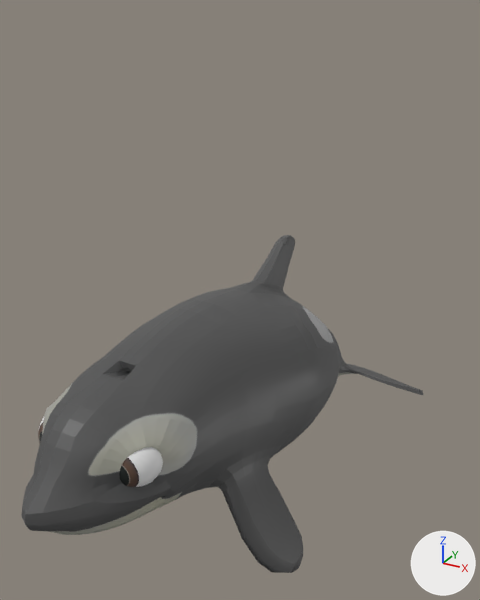
One commit to the FBX model FBXFiles/scarlet_gesture_self.fbx: the scene before it, then after it.
The view is the same before and after, from a 50 mm camera at (1.29, -2.75, 2.07) aimed at (-0.08, -0.26, 0.83). The axes (+X, +Y, +Z) are drawn at lower right. The lights are the same throughout. Both versions are drawn at frame 104 of the action 'Take 001'; the numbers are the values there.

Objects in the first picture: 'luna:left_eye_geo', 'luna:luna_geo', 'luna:right_eye_geo'.
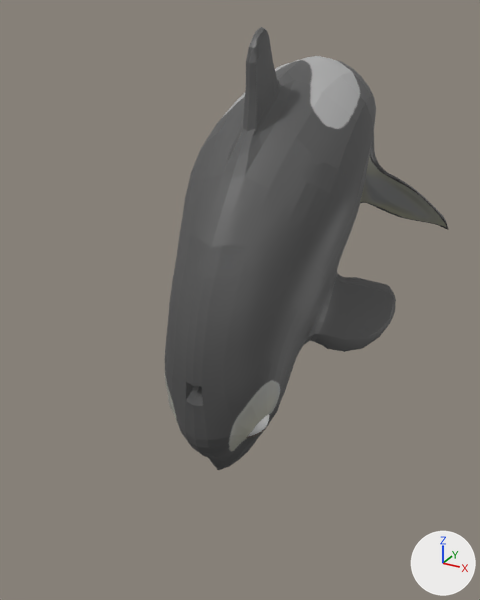
Changed parts and their boxes (x1, y1, x2, y2) in the pictures (480 x 600 px):
'luna:luna_geo', posed (29% narrower, 31% taller): before (22, 235, 423, 573); after (165, 27, 448, 470)
'luna:left_eye_geo', posed: before (119, 447, 163, 487); after (246, 414, 269, 438)
'luna:right_eye_geo', posed (not visible afterwards): before (38, 417, 44, 443)
bone 'luna:center_root_bind_joint', root to tip: before (166, 408) to (171, 330); after (237, 320) to (205, 306)
bone 'luna:center_chest_bind_joint', root to tip: before (225, 375) to (241, 270); after (263, 221) to (228, 156)
bone 'luna:center_tail_1_bind_joint', root to tip: before (269, 361) to (279, 306); after (297, 139) to (294, 79)
bone 'luna:center_tail_2_bind_joint', root to tip: before (289, 358) to (299, 315); after (320, 118) to (326, 68)
bone 'luna:center_tail_3_bind_joint', root to tip: before (305, 359) to (313, 325); after (336, 121) to (345, 85)
bone 'luna:center_tail_4_bind_joint', root to tip: before (316, 361) to (323, 329); after (347, 135) to (357, 104)
bone 'luna:center_tail_5_bind_joint', root to tip: before (326, 363) to (334, 328); after (355, 153) to (367, 124)
bone 'luna:center_neck_bind_joint', root to tip: before (166, 408) to (165, 372); after (237, 320) to (221, 318)
bone 'luna:center_head_bind_joint', root to tip: before (142, 427) to (139, 369); after (229, 354) to (201, 369)
bone 'luna:left_eye_bind_joint', root to tip: before (133, 456) to (131, 429); after (245, 413) to (234, 423)
bone 'luna:right_eye_bind_joint', root to tip: before (69, 432) to (72, 457); after (193, 397) to (205, 389)

Patch to the scene script:
```diff
--- a/FBXFiles/scarlet_gesture_self.fbx.py
+++ b/FBXFiles/scarlet_gesture_self.fbx.py
@@ bone_luna_center_root_bind_joint @@
 bone_luna_center_root_bind_joint = bpy.data.objects['Armature'].pose.bones['luna:center_root_bind_joint']  # child of 'luna:Luna_root_bind_joint'
-bone_luna_center_root_bind_joint.location = (-17.6, 25.5, 0.0)
-bone_luna_center_root_bind_joint.rotation_quaternion = (0.994, 0.0, 0.0, -0.11)  # degrees (0, 0, -13)
+bone_luna_center_root_bind_joint.location = (38.5, 37.6, 0.0)
+bone_luna_center_root_bind_joint.rotation_quaternion = (0.886, 0.0, 0.0, 0.464)  # degrees (0, 0, 55)
@@ bone_luna_center_chest_bind_joint @@
 bone_luna_center_chest_bind_joint = bpy.data.objects['Armature'].pose.bones['luna:center_chest_bind_joint']  # child of 'luna:center_root_bind_joint'
-bone_luna_center_chest_bind_joint.rotation_quaternion = (0.999, 0.0, 0.0, -0.038)  # degrees (0, 0, -4)
+bone_luna_center_chest_bind_joint.rotation_quaternion = (0.994, 0.0, 0.0, -0.106)  # degrees (0, 0, -12)
@@ bone_luna_center_tail_1_bind_joint @@
 bone_luna_center_tail_1_bind_joint = bpy.data.objects['Armature'].pose.bones['luna:center_tail_1_bind_joint']  # child of 'luna:center_chest_bind_joint'
-bone_luna_center_tail_1_bind_joint.rotation_quaternion = (1.0, 0.0, 0.0, 0.027)  # degrees (0, 0, 3)
+bone_luna_center_tail_1_bind_joint.rotation_quaternion = (0.983, 0.0, 0.0, -0.185)  # degrees (0, 0, -21)
@@ bone_luna_center_tail_2_bind_joint @@
 bone_luna_center_tail_2_bind_joint = bpy.data.objects['Armature'].pose.bones['luna:center_tail_2_bind_joint']  # child of 'luna:center_tail_1_bind_joint'
-bone_luna_center_tail_2_bind_joint.rotation_quaternion = (1.0, 0.0, 0.0, -0.003)  # degrees (0, 0, 0)
+bone_luna_center_tail_2_bind_joint.rotation_quaternion = (0.983, 0.0, 0.0, -0.183)  # degrees (0, 0, -21)
@@ bone_luna_center_tail_3_bind_joint @@
 bone_luna_center_tail_3_bind_joint = bpy.data.objects['Armature'].pose.bones['luna:center_tail_3_bind_joint']  # child of 'luna:center_tail_2_bind_joint'
-bone_luna_center_tail_3_bind_joint.rotation_quaternion = (1.0, 0.0, 0.0, -0.017)  # degrees (0, 0, -2)
+bone_luna_center_tail_3_bind_joint.rotation_quaternion = (0.989, 0.0, 0.0, -0.145)  # degrees (0, 0, -17)
@@ bone_luna_center_tail_4_bind_joint @@
 bone_luna_center_tail_4_bind_joint = bpy.data.objects['Armature'].pose.bones['luna:center_tail_4_bind_joint']  # child of 'luna:center_tail_3_bind_joint'
-bone_luna_center_tail_4_bind_joint.rotation_quaternion = (0.999, 0.0, 0.0, 0.035)  # degrees (0, 0, 4)
+bone_luna_center_tail_4_bind_joint.rotation_quaternion = (0.998, 0.0, 0.0, -0.056)  # degrees (0, 0, -6)
@@ bone_luna_center_tail_5_bind_joint @@
 bone_luna_center_tail_5_bind_joint = bpy.data.objects['Armature'].pose.bones['luna:center_tail_5_bind_joint']  # child of 'luna:center_tail_4_bind_joint'
-bone_luna_center_tail_5_bind_joint.rotation_quaternion = (0.999, 0.0, 0.0, 0.052)  # degrees (0, 0, 6)
+bone_luna_center_tail_5_bind_joint.rotation_quaternion = (0.998, 0.0, 0.0, -0.066)  # degrees (0, 0, -8)
@@ bone_luna_center_neck_bind_joint @@
 bone_luna_center_neck_bind_joint = bpy.data.objects['Armature'].pose.bones['luna:center_neck_bind_joint']  # child of 'luna:center_root_bind_joint'
-bone_luna_center_neck_bind_joint.rotation_quaternion = (0.996, 0.0, 0.0, 0.095)  # degrees (0, 0, 11)
+bone_luna_center_neck_bind_joint.rotation_quaternion = (0.997, 0.001, -0.002, 0.074)  # degrees (0, 0, 8)
@@ bone_luna_center_head_bind_joint @@
 bone_luna_center_head_bind_joint = bpy.data.objects['Armature'].pose.bones['luna:center_head_bind_joint']  # child of 'luna:center_neck_bind_joint'
-bone_luna_center_head_bind_joint.rotation_quaternion = (1.0, 0.0, 0.0, 0.0)  # degrees (0, 0, 0)
+bone_luna_center_head_bind_joint.rotation_quaternion = (0.989, 0.0, 0.0, 0.15)  # degrees (0, 0, 17)
@@ bone_luna_left_eye_bind_joint @@
 bone_luna_left_eye_bind_joint = bpy.data.objects['Armature'].pose.bones['luna:left_eye_bind_joint']  # child of 'luna:left_eye_socket_bind_joint'
-bone_luna_left_eye_bind_joint.rotation_quaternion = (1.0, 0.0, 0.0, 0.0)  # degrees (0, 0, 0)
+bone_luna_left_eye_bind_joint.rotation_quaternion = (0.985, -0.006, 0.171, -0.036)  # degrees (-1, 20, -4)
@@ bone_luna_right_eye_bind_joint @@
 bone_luna_right_eye_bind_joint = bpy.data.objects['Armature'].pose.bones['luna:right_eye_bind_joint']  # child of 'luna:right_eye_socket_bind_joint'
-bone_luna_right_eye_bind_joint.rotation_quaternion = (1.0, 0.0, 0.0, 0.0)  # degrees (0, 0, 0)
+bone_luna_right_eye_bind_joint.rotation_quaternion = (0.98, -0.006, 0.196, -0.032)  # degrees (-2, 23, -4)
```
